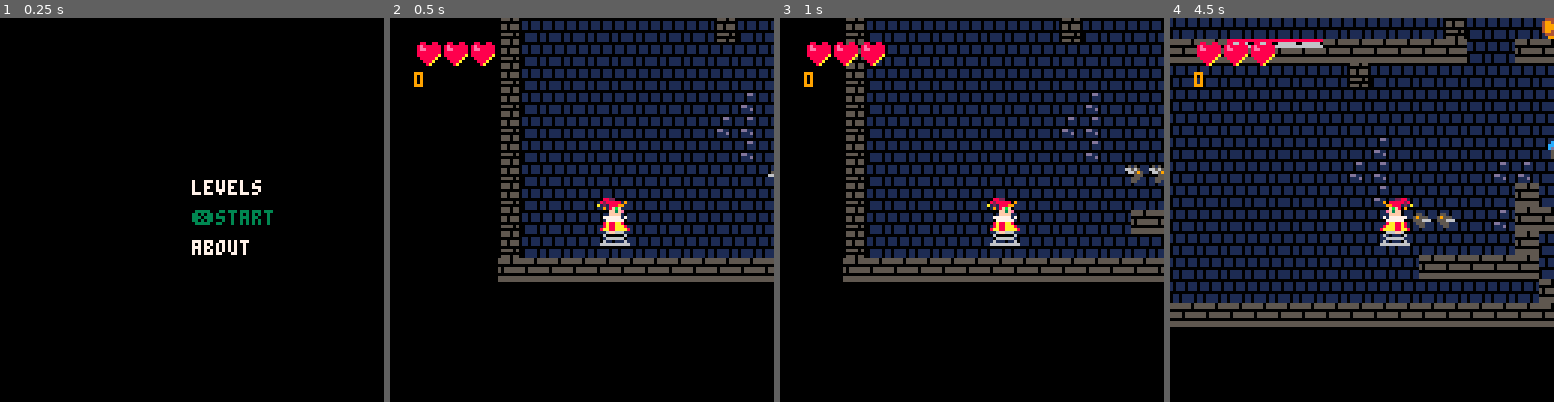
Above: before the commit, frames 1-4 (left to right).
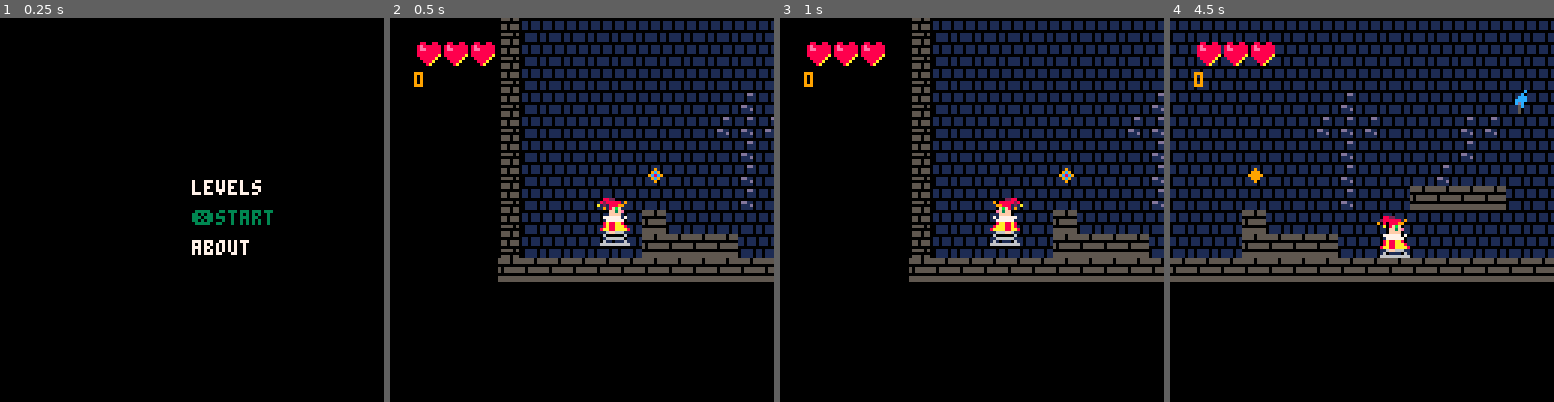
Above: after the commit, the same moments.

Repository: scorp66/pico
Game: PICO-8 cartridge пердитог.p8
The game is run twice, just before and just after one commit, with the same random seed, the same clock (stepped at 60 frames per second) and the same inputs.
Inputs:
- Up to frame 1 (0.25 s): no input
- Up to frame 2 (0.5 s): tap X (X key) at 0.33 s
- Up to frame 3 (1 s): no input
- Up to frame 4 (4.5 s): tap X (X key) at 1.07, 1.85, 2.97, 4.08 s; hold Up 2.15-2.42 s; hold Down 3.63-3.97 s

Frame 1 is identical in both runs. In frame 2, 2.2% of the frame differs, in the area x 65-100%, y 0-63%; in frame 3, 25%; in frame 4, 52%, in the area x 0-100%, y 0-81%.

Commit message:
3й уровень

Diff:
--- a/maps/2y_lvl.p8
+++ b/maps/2y_lvl.p8
@@ -935,19 +935,19 @@
 5141414144444444444444444444444441414444444444444444444444446375444451444444444444444444444444514444444444444444444444444444444444444444444444444444444444444444444444444444444444444444444444444444444444444444444444444444444444444444444444444444444444444444
 5141414451404040404040404040404044414144444444444444444451446375444451444444444444444444444444514444444444444444444444444444444444444444444444444444444444444444444444444444444444444444444444444444444444444444444444444444444444444444444444444444444444444444
 5144414151444444444444444444444444444444444444444444444451446375444451444444444444444444444544514444444444444444444444444444444444444444444444444444444444444444444444444444444444444444444444444444444444444444444444444444444444444444444444444444444444444444
-5144410d51444444444444444444444444444444444444444444404040404040404051444444444444444444444444514444444444444444444444444444444444444444444444444444444444444444444444444444444444444444444444444444444444444444444444444444444444444444444444444444444444444444
+5144414451441c44444444444444444444444444444444444444404040404040404051444444444444444444444444514444444444444444444444444444444444444444444444444444444444444444444444444444444444444444444444444444444444444444444444444444444444444444444444444444444444444444
 5141414451444144444444444444444451444444444444444444444444444444444444444444444444444444444444514444444444444444444444444444444444444444444444444444444444444444444444444444444444444444444444444444444444444444444444444444444444444444444444444444444444444444
 5141444444414444444445444444444451444444444470707044444444444444444444444444444444444444514040514444444444444444444444444444444444444444444444444444444444444444444444444444444444444444444444444444444444444444444444444444444444444444444444444444444444444444
 5144444465444451444444444444444451444444444444444444444444444444444444444444444444444444516262514444444444444444444444444444444444444444444444444444444444444444444444444444444444444444444444444444444444444444444444444444444444444444444444444444444444444444
-5144444444444451444444444144444451707070707044444441414144444444444444444444444444444444514444514444444444444444444444444444444444444444444444444444444444444444444444444444444444444444444444444444444444444444444444444444444444444444444444444444444444444444
+5144444444444451444444444144444451707070707044444441414144444444444444444444444444444444511c1c514444444444444444444444444444444444444444444444444444444444444444444444444444444444444444444444444444444444444444444444444444444444444444444444444444444444444444
 5140404040404051444444444141414444444444444444414141454441414144444444444444444444444444514444514444444444444444444444444444444444444444444444444444444444444444444444444444444444444444444444444444444444444444444444444444444444444444444444444444444444444444
 5144444444514444444444444444414141414141414141414444444444444441414444444444444444444444514444514444444444444444444444444444444444444444444444444444444444444444444444444444444444444444444444444444444444444444444444444444444444444444444444444444444444444444
-5144766644514444444444444144444444444444444444444444444444444444414444444444444444444444514243514444444444444444444444444444444444444444444444444444444444444444444444444444444444444444444444444444444444444444444444444444444444444444444444444444444444444444
+5144766644514444444444444144444444444444444444444444444444440d44414444444444444444444444514243514444444444444444444444444444444444444444444444444444444444444444444444444444444444444444444444444444444444444444444444444444444444444444444444444444444444444444
 5144766644514444707070704444444444444444444444444444444444444444444444444444444444444444515253514444444444444444444444444444444444444444444444444444444444444444444444444444444444444444444444444444444444444444444444444444444444444444444444444444444444444444
-51447666445144444040404044444444444444444444444444445044444440404444441c444444444444444451440d514444444444444444444444444444444444444444444444444444444444444444444444444444444444444444444444444444444444444444444444444444444444444444444444444444444444444444
-51444444445144444444444444707070404040514444445140404040404040404444444444441c4444444444514444514444444444444444444444444444444444444444444444444444444444444444444444444444444444444444444444444444444444444444444444444444444444444444444444444444444444444444
-5144444444514444444444444444444444444451444444514444444444444444441c44444444444444444444514444514444444444444444444444444444444444444444444444444444444444444444444444444444444444444444444444444444444444444444444444444444444444444444444444444444444444444444
-5144444444514444444444444444444444444451444544514444444444444444447070704444441c41444444514444514444444444444444444444444444444444444444444444444444444444444444444444444444444444444444444444444444444444444444444444444444444444444444444444444444444444444444
+5144766644514444404040404444444444444444444444444444504444444040444444444444444444444444514444514444444444444444444444444444444444444444444444444444444444444444444444444444444444444444444444444444444444444444444444444444444444444444444444444444444444444444
+5144444444514444444444444470707040404051444444514040404040404040444444444444444444444444514444514444444444444444444444444444444444444444444444444444444444444444444444444444444444444444444444444444444444444444444444444444444444444444444444444444444444444444
+5144444444514444444444444444444444444451444444514444444444444444444444444444444444444444514444514444444444444444444444444444444444444444444444444444444444444444444444444444444444444444444444444444444444444444444444444444444444444444444444444444444444444444
+5144444444514444444444444444444444444451444544514444444444444444447070704444444441444444514444514444444444444444444444444444444444444444444444444444444444444444444444444444444444444444444444444444444444444444444444444444444444444444444444444444444444444444
 5144444444514441414141444444444444444451444444514444444444444444444444444444444441414444514441514444444444444444444444444444444444444444444444444444444444444444444444444444444444444444444444444444444444444444444444444444444444444444444444444444444444444444
 5144444444514441444441414444444444444451505050514444444444444444444444444470707044414144514141514444444444444444444444444444444444444444444444444444444444444444444444444444444444444444444444444444444444444444444444444444444444444444444444444444444444444444
 5144444444514141444444414444444444444451404040514444444444444444444444444440404044444144444144514444444444444444444444444444444444444444444444444444444444444444444444444444444444444444444444444444444444444444444444444444444444444444444444444444444444444444
@@ -956,7 +956,7 @@
 5144444444514141514444444444414141444444444444444444444444444444444444444441414444514040404040514444444444444444444444444444444444444444444444444444444444444444444444444444444444444444444444444444444444444444444444444444444444444444444444444444444444444444
 5144444444514441514444444541414444444544414444444544444445444444444444444441444444516262626262514444444444444444444444444444444444444444444444444444444444444444444444444444444444444444444444444444444444444444444444444444444444444444444444444444444444444444
 5141414444514441514444444444444444444444444444414144444444444444444444445140404040514444444444514444444444444444444444444444444444444444444444444444444444444444444444444444444444444444444444444444444444444444444444444444444444444444444444444444444444444444
-5144416544444141514444444444444450444444444444444444504444444444444444444462626262624444444444514444444444444444444444444444444444444444444444444444444444444444444444444444444444444444444444444444444444444444444444444444444444444444444444444444444444444444
+51444165444441415144444444444444504444444444444444445044444444444444441c4462626262624444444444514444444444444444444444444444444444444444444444444444444444444444444444444444444444444444444444444444444444444444444444444444444444444444444444444444444444444444
 5144444141414144514444444444444451444444445044444444514444444450444444445150505050505050505050514444444444444444444444444444444444444444444444444444444444444444444444444444444444444444444444444444444444444444444444444444444444444444444444444444444444444444
 5140404040404040514040404040404040404040404040404040404040404040404040404040404040404040404040514444444444444444444444444444444444444444444444444444444444444444444444444444444444444444444444444444444444444444444444444444444444444444444444444444444444444444
 4444444444444444444444444444444444444444444444444444444444444444444444444444444444444444444444444444444444444444444444444444444444444444444444444444444444444444444444444444444444444444444444444444444444444444444444444444444444444444444444444444444444444444
--- a/jack_1_6.p8
+++ b/пердитог.p8
@@ -965,14 +965,6 @@
 frame = flr(img) % max_frame
 end
 
-update_ex_h(hero)
-ex_hero.sy = -1
-col = dist_to_col(ex_hero,1,
-                     is_b2,1,0)
-if(col ~= nil) then
-print(col.y,hero.x+16,hero.y+8)
-
-end
 
 sspr (hero.is_crouch and
 48 or frame*16,0,
@@ -1168,11 +1160,11 @@
 44444444444444444444444444444444444444444444444444444444444444444444444444444444444444444444444444444444444444444444444444444444
 15444444444444444444444414444444441444144414441444144414144414544436574454441544444444444444141444444444444444444444444444444444
 44444444444444444444444444444444444444444444444444444444444444444444444444444444444444444444444444444444444444444444444444444444
-15444444444444444444441414444444444414444444144444441444444444141436571414441544141414444414444444144444444444144444444444444444
-44444444444444444444444444444444444444444444444444444444444444444444444444444444444444444444444444444444444444444444444444444444
-15444444444444444444444444444405444414440544144405441444051544444436574414141544444414444444444444141444444444141444444444444444
+15444444444444444444441414444444444414444444144444441444444444d01436571414441544141414444414444444144444444444144444444444444444
+44444444444444444444444444444444444444444444444444444444444444444444444444444444444444444444444444444444444444444444444444444444
+15c14444444444444444444444444405444414440544144405441444051544444436574414141544444414444444444444141444444444141444444444444444
 44444444444444444444444444444444444444444444444444444444444444444444444444444444444444444444444444444444444444444444444444444415
-15444444444483040404040404040404040404040404040404040404040404040404040404041544444444444444444444444444444444441414444444444444
+15444444444444040404040404040404040404040404040404040404040404040404040404041544444444444444444444444444444444441414444444444444
 44444444444444444444444444444444444444444444444444444444444444444444444444444444444444444444444444444444444444444444444444444415
 15040404444444444444444444444444444444444444444444444444444444444444444444441544444444444444444444444444444444444444444444444444
 44444444444444444444444444444444444444444444444444444444444444444444444444444444444444444444444444444444444444444444444444444415
@@ -1180,33 +1172,33 @@
 44444444444444444444444444444444444444444444444444444444444444444444444444444444444444444444444444444444444444444444444444444415
 15444444444454444444444444445444444444445444444444544444444444441414144444441544444444444444444444441444444444444444444444444444
 44444444444444444444444444444444444444444444444444444444444444444444444444444444444444444444444444444444444444444444444444444415
-15444444444444444444444444444444d04444444444444444444444444444441414444444441544444444444444444444444444444444444444444444444444
+15444444444444444444444444444444444444444444444444444444444444441414444444441544444444444444444444444444444444444444444444444444
 44444414444444444444444444444444444444444444444444444444444444444444444444444444444444444444444444444444444444444444444444444415
 15444444444444444444444444444444444444444444444444444444444444441444144444441544444444444444444444444444444444444444444444444444
 44444414144444444444444444444444444444444444444444444444444444444444444444444444444444444444444444444444444444444444444444444415
-1544444444444444444444444415444444c14444444444c144444444444444444444441444441544444444444444441444444444444444444444444444444444
+15444444444444444444444444154444444444444444444444444444444444444444441444441544444444444444441444444444444444444444444444444444
 44444444141444444444444444444444444444444444444444444444444444444444444444444444444444444444444444444444444444444444444444444415
-15040404070707070404040404044444040404444444040404444404040404044444444414441544444444444444444444444444444444441414144444444444
+15040404070707070404040404044444040404444444040404444404040404044444444444441544444444444444444444444444444444441414144444444444
 44444444441414444444444444444444444444444444444444444444444444444444444444444444444444444444444444444444444444444444444444444415
-15444444444444444415444444444444444444444444444444444444444444444414444444441544444444444444444444144444444444444414444444444444
+1544444444444444444444444444444444444444444444444444444444444444441444c144441544444444444444444444144444444444444414444444444444
 44444444444414444444444444444444444444444444444444444444444444444444444444444444444444444444444444444444444444444444444444444415
 15444444444444444444444444444444444444444444444444144444544444444444444444441544444444444444444444444444444444444444444444444444
 44444444444414144444444444444444444444444444444444444444444444444444444444444444444444444444444444444444444444444444444444444444
 15444444444444444444444444444444444444444444445444444444441414444444040404041544444444444444444444444444444444444444444444444444
 44444414444444141444444444444444444444444444444444444444444444444444444444444444444444444444444444444444444444444444444444444444
-15444444444444444444144444444444445444144444144444444444144444c14444444444441544444444444444444444444444444444444444444444444444
+15444444444444444444144444444444445444144444144444444444144444444444444444441544444444444444444444444444444444444444444444444444
 44141414144414144454444444444444444444444444444444444444444444444444444444444444444444444444444444444444444444444444444444444444
-1544444444444444441414444444441414444444c144444444444444444404040444444444441544444444444444444444444444444444444444441444444444
+15444444444444444414141444444414144444444444444444441444444404040444444444441544444444444444444444444444444444444444441444444444
 44444444441414444444444444444444444444444444444444444444444444444444444444444444444444444444444444444444444444444444444444444444
-15444444444444444444144444444444044444444414444444040404444444444444444444441544444444444444444444444444444444444444444444444444
-44444444444444444444444444444444444444444444444444444444444444444444444444444444444444444444444444444444444444444444444444444444
-1544444444444444444444535344d014040404040404040404834444444414444444444444441544444444444444444444444444444444444444444444444444
-44444444444444444444444444444444444444444444444444444444444444444444444444444444444444444444444444444444444444444444444444444444
-15444444444444444444444444444444044444144444444444444444141414444444444444441544444444444444444444444444444444444444441444444444
+15444444444444444444144444444414444444444414444444040404444444444444444444441544444444444444444444444444444444444444444444444444
+44444444444444444444444444444444444444444444444444444444444444444444444444444444444444444444444444444444444444444444444444444444
+15444444444456444444144444441444444444040404044444444444444414444444444444441544444444444444444444444444444444444444444444444444
+44444444444444444444444444444444444444444444444444444444444444444444444444444444444444444444444444444444444444444444444444444444
+15444444444444444444144444040404044444144444444444444444141414444444444444441544444444444444444444444444444444444444441444444444
 44144444444444444444444444444444444444444444444444444444444444444444444444444444444444444444444444444444444444444444444444444444
-15444444444444444444444404040404044444444414441414144444144444444414144414441544444444444444444444444444444444444444444444144444
-44444444444444444444444444444444444444444444444444444444444444444444444444444444444444444444444444444444444444444444444444444444
-15444444444444444444444444444444440404040404040404040404040404044444444444441544444444444444444444444444444444444444444444444444
+15444444444404444444444444444444444444444414441414144444144444444414144414441544444444444444444444444444444444444444444444144444
+44444444444444444444444444444444444444444444444444444444444444444444444444444444444444444444444444444444444444444444444444444444
+15444444444404040404444444444444444444444444444444444444444444044444444444441544444444444444444444444444444444444444444444444444
 44444444444444444444444444444444444444444444444444444444444444444444444444444444444444444444444444444444444444444444444444444444
 04040404040404040404040404040404040404040404040404040404040404040404040404040444444444444444444444444444444444444444444444444444
 44444444444444444444444444444444444444444444444444444444444444444444444444444444444444444444444444444444444444444444444444444444
